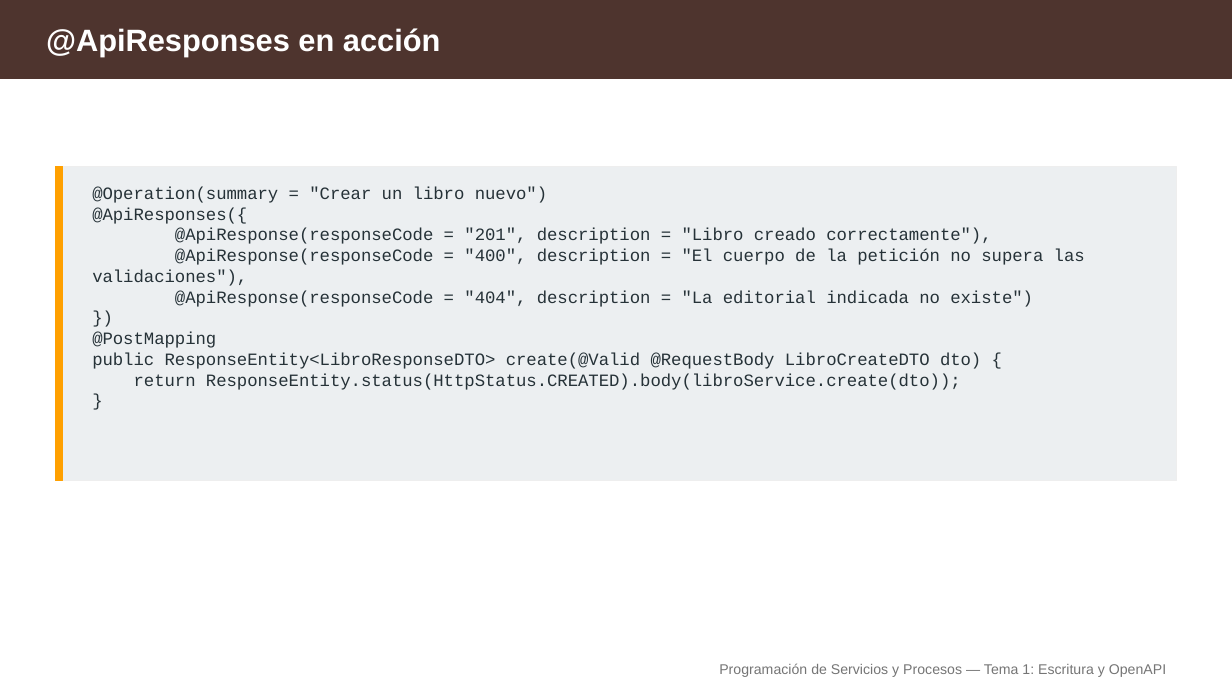
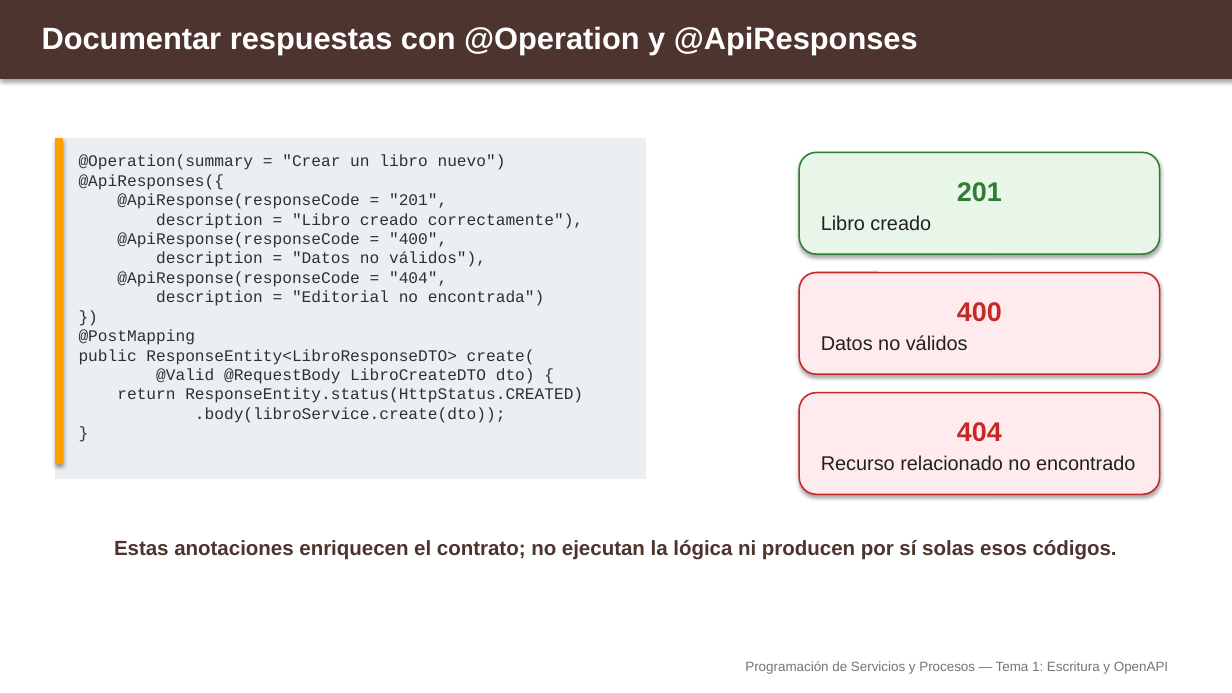
Before and after one commit to aitorventura/programacion-servicios-procesos, a slide deck: slide 10 of docs/tema1/diapositivas/escritura-y-openapi.pptx (slide 21 before the commit). Drawn at 1232x693 pixels with LibreOffice and Linux fonts; fonts in the diff are those of the drawing. Boxes give left, top, right and bottom in pixels: in the first picture for what was removed or moved away, otherwise in the second. Text is boxed around its words. In the diff, an @@ line names an element or a change of style, - is before the commit and + after.

Commit message:
tema1 actualizado + diapos. mkdocs tema1 abierto

```diff
--- a/docs/tema1/diapositivas/escritura-y-openapi.pptx
+++ b/docs/tema1/diapositivas/escritura-y-openapi.pptx
@@ rectangle at bbox=[0, 0, 1232, 79]: outline #4E342E 1 pt to #4E342E 0.75 pt; shadow on @@
@@ text at bbox=[42, 26, 918, 55]: text changed @@
-@ApiResponses en acción
+Documentar respuestas con @Operation y @ApiResponses
@@ rectangle: place and size @@
-rectangle at bbox=[55, 166, 63, 481]
+rectangle at bbox=[55, 139, 63, 464]
@@ rectangle at bbox=[55, 139, 63, 464]: outline #FFA000 1 pt to #FFA000 0.75 pt; shadow on @@
@@ rectangle: place and size @@
-rectangle at bbox=[55, 166, 1177, 481]
+rectangle at bbox=[55, 139, 645, 479]
@@ text at bbox=[79, 154, 583, 423]: text changed; size 13.5 to 12.6 pt @@
-@Operation(summary = "Crear un libro nuevo")
-@ApiResponses({
-@ApiResponse(responseCode = "201", description = "Libro creado correctamente"),
-@ApiResponse(responseCode = "400", description = "El cuerpo de la petición no supera las validaciones"),
-@ApiResponse(responseCode = "404", description = "La editorial indicada no existe")
-})
-@PostMapping
-public ResponseEntity<LibroResponseDTO> create(@Valid @RequestBody LibroCreateDTO dto) {
-return ResponseEntity.status(HttpStatus.CREATED).body(libroService.create(dto));
-}
+@Operation(summary = "Crear un libro nuevo")
+@ApiResponses({
+@ApiResponse(responseCode = "201",
+description = "Libro creado correctamente"),
+@ApiResponse(responseCode = "400",
+description = "Datos no válidos"),
+@ApiResponse(responseCode = "404",
+description = "Editorial no encontrada")
+})
+@PostMapping
+public ResponseEntity<LibroResponseDTO> create(
+@Valid @RequestBody LibroCreateDTO dto) {
+return ResponseEntity.status(HttpStatus.CREATED)
+.body(libroService.create(dto));
+}
@@ rounded rectangle added at bbox=[799, 152, 1160, 254], fill #E8F5E9, outline #2E7D32 1.2 pt, 15.5 pt, text #212121 @@
+201
+Libro creado
@@ rounded rectangle added at bbox=[799, 273, 1160, 374], fill #FFEBEE, outline #C62828 1.2 pt, 15.5 pt, text #212121 @@
+400
+Datos no válidos
@@ rounded rectangle added at bbox=[799, 393, 1160, 494], fill #FFEBEE, outline #C62828 1.2 pt, 15.5 pt, text #212121 @@
+404
+Recurso relacionado no encontrado
@@ text added at bbox=[114, 540, 1117, 560], 16 pt, text #4E342E, bold @@
+Estas anotaciones enriquecen el contrato; no ejecutan la lógica ni producen por sí solas esos códigos.
@@ text "Programación de Servicios y Procesos ..." at bbox=[745, 661, 1168, 674]: size 11 to 10.5 pt @@
```
Also in this commit, not shown: 8 other slides changed, 4 slides added, 17 slides removed, 23 other files.
